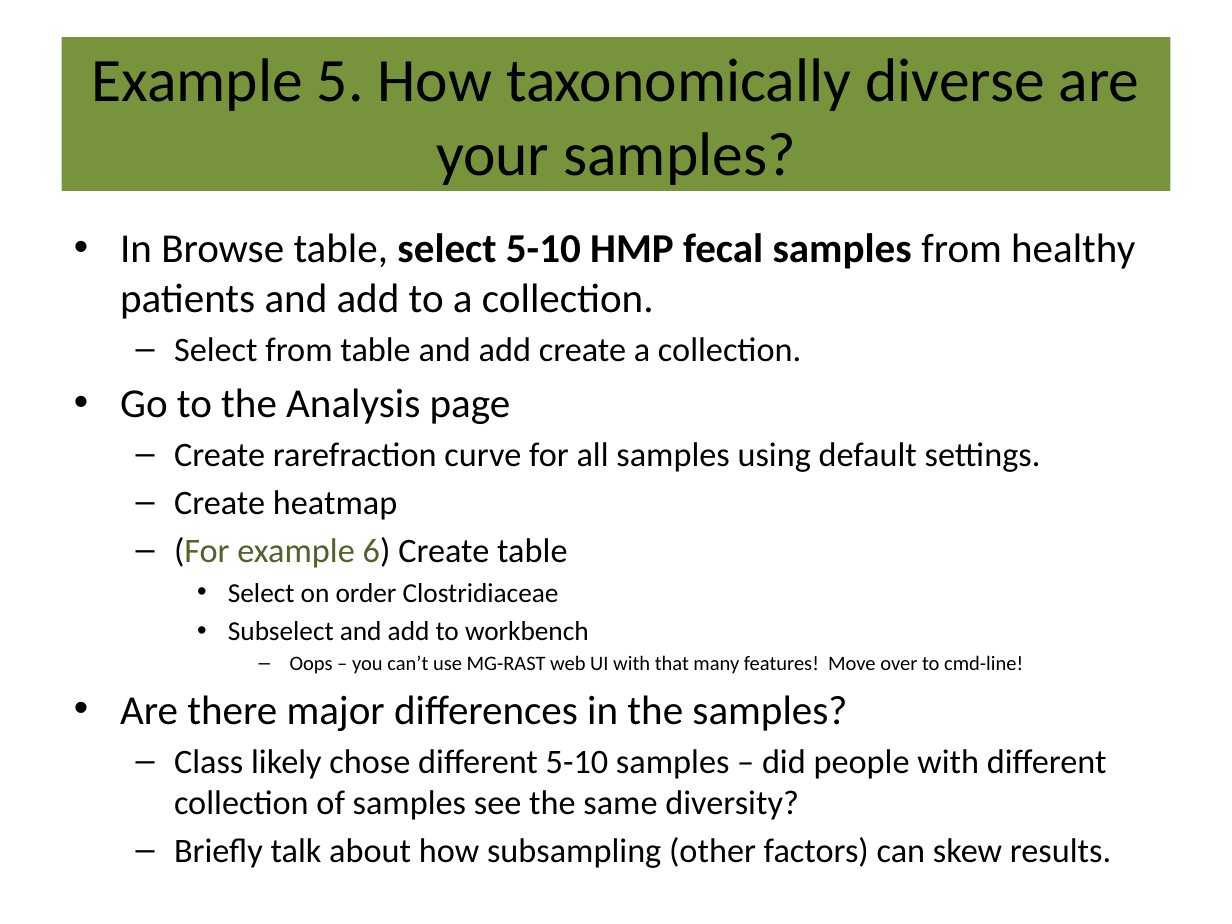
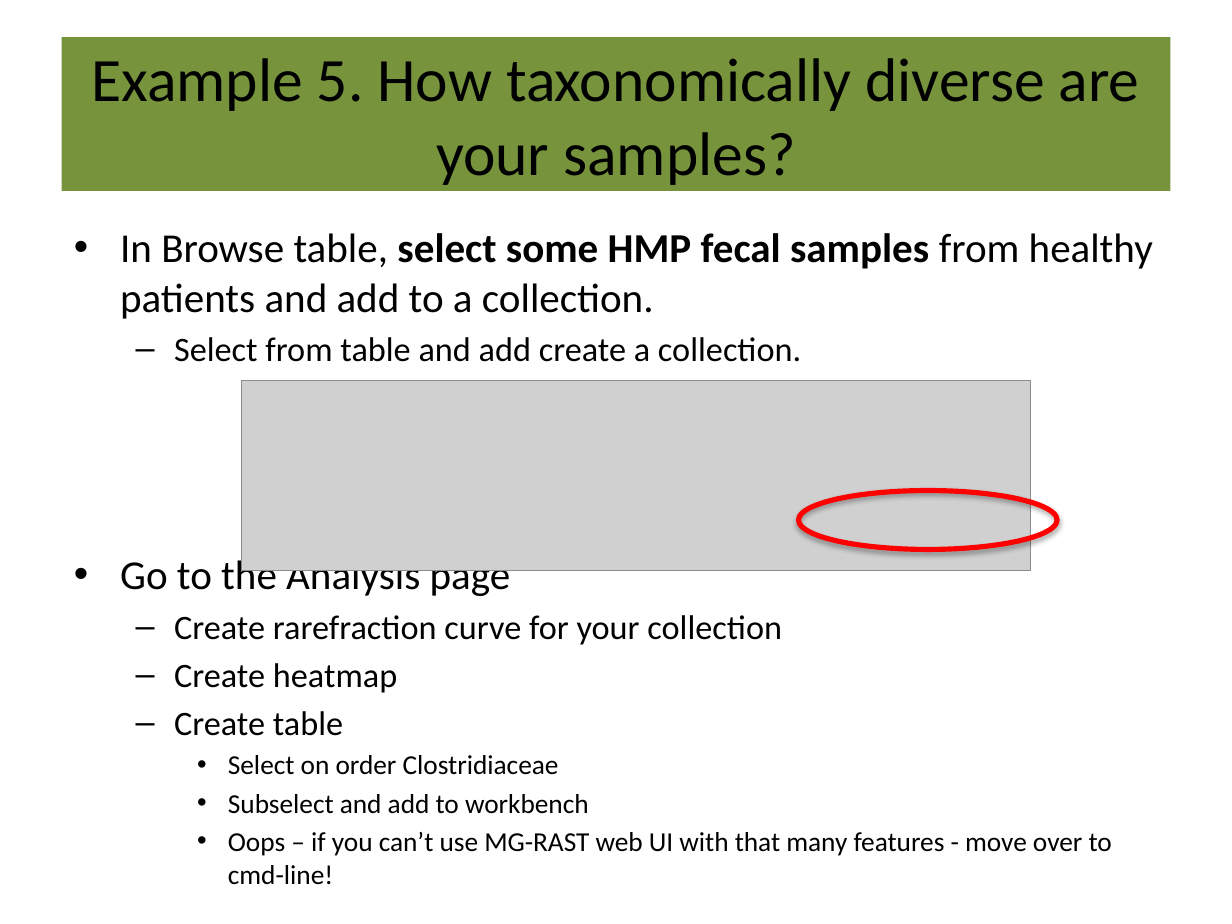
Before and after one commit to LuffyLuffy/MG-RAST-Tutorials, a slide deck: slide 37 of ui/MG-RAST_Class_v3.6.1.pptx (slide 36 before the commit). Drawn at 1232x924 pixels with LibreOffice and Linux fonts; fonts in the diff are those of the drawing; grey boxes stand for pictures. Boxes give left, top, right and bottom in pixels: in the first picture for what was removed or moved away, otherwise in the second. Text is boxed around its words. In the diff, an @@ line names an element or a change of style, - is before the commit and + after.

```diff
--- a/ui/MG-RAST_Class_v3.6.1.pptx
+++ b/ui/MG-RAST_Class_v3.6.1.pptx
@@ text at (120, 233, 1153, 319): text changed @@
-• In Browse table, select 5-10 HMP fecal samples from healthy patients and add to a collection.
+• In Browse table, select some HMP fecal samples from healthy patients and add to a collection.
@@ picture added at (241, 381, 1030, 570) @@
@@ ellipse added at (798, 490, 1057, 549), outline #FF0000 3 pt @@
@@ text at (174, 615, 782, 645): text changed @@
-  – Create rarefraction curve for all samples using default settings.
+  – Create rarefraction curve for your collection
@@ text at (174, 711, 343, 736): text changed @@
-  – (For example 6) Create table
+  – Create table
@@ text at (228, 832, 1112, 884): text changed; size 20 to 16 pt @@
-      – Oops – you can’t use MG-RAST web UI with that many features! Move over to cmd-line!
-• Are there major differences in the samples?
-  – Class likely chose different 5-10 samples – did people with different collection of samples see the same diversity?
-  – Briefly talk about how subsampling (other factors) can skew results.
+    • Oops – if you can’t use MG-RAST web UI with that many features - move over to cmd-line!
```
Also in this commit, not shown: 13 other slides changed, 8 slides added, 2 slides removed.
